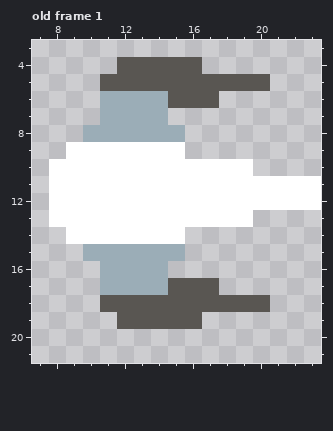
Edited in one commit: pixel-art file (resources/scout.aseprite). Above, as it was before the edit.
24x24 pixels, 5 frames. Shown: old frame 1: x 7..23, y 3..21. The commit also changed other frames, which this record leaves out.
Now the later version:
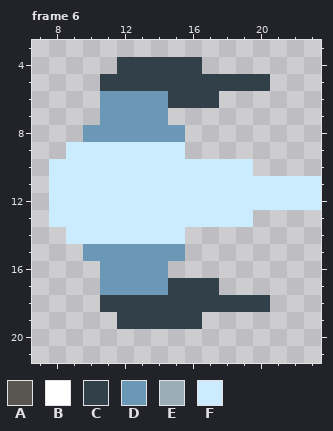
Palette (. is transparent): A #595652  B #ffffff  C #314049  D #6a98b6  E #9badb7  F #cbebff
A new or re-ordered frame is compared with the old frame closest to it.
Change:
frames 5 -> 7
Changed rows in their new state; - is an unchanged pixel.
Frame 6 is new; against old frame 1:
first column x 8:
 4 ----CCCCC-------
 5 ---CCCCCCCCCC---
 6 ---DDDDCCC------
 7 ---DDDD---------
 8 --DDDDDD--------
 9 -FFFFFFF--------
10 FFFFFFFFFFFF----
11 FFFFFFFFFFFFFFFF
12 FFFFFFFFFFFFFFFF
13 FFFFFFFFFFFF----
14 -FFFFFFF--------
15 --DDDDDD--------
16 ---DDDD---------
17 ---DDDDCCC------
18 ---CCCCCCCCCC---
19 ----CCCCC-------
Changed places in both pictures, as pixel boxes (x1, y1, x2, y2):
changed: (49, 57, 321, 329)
